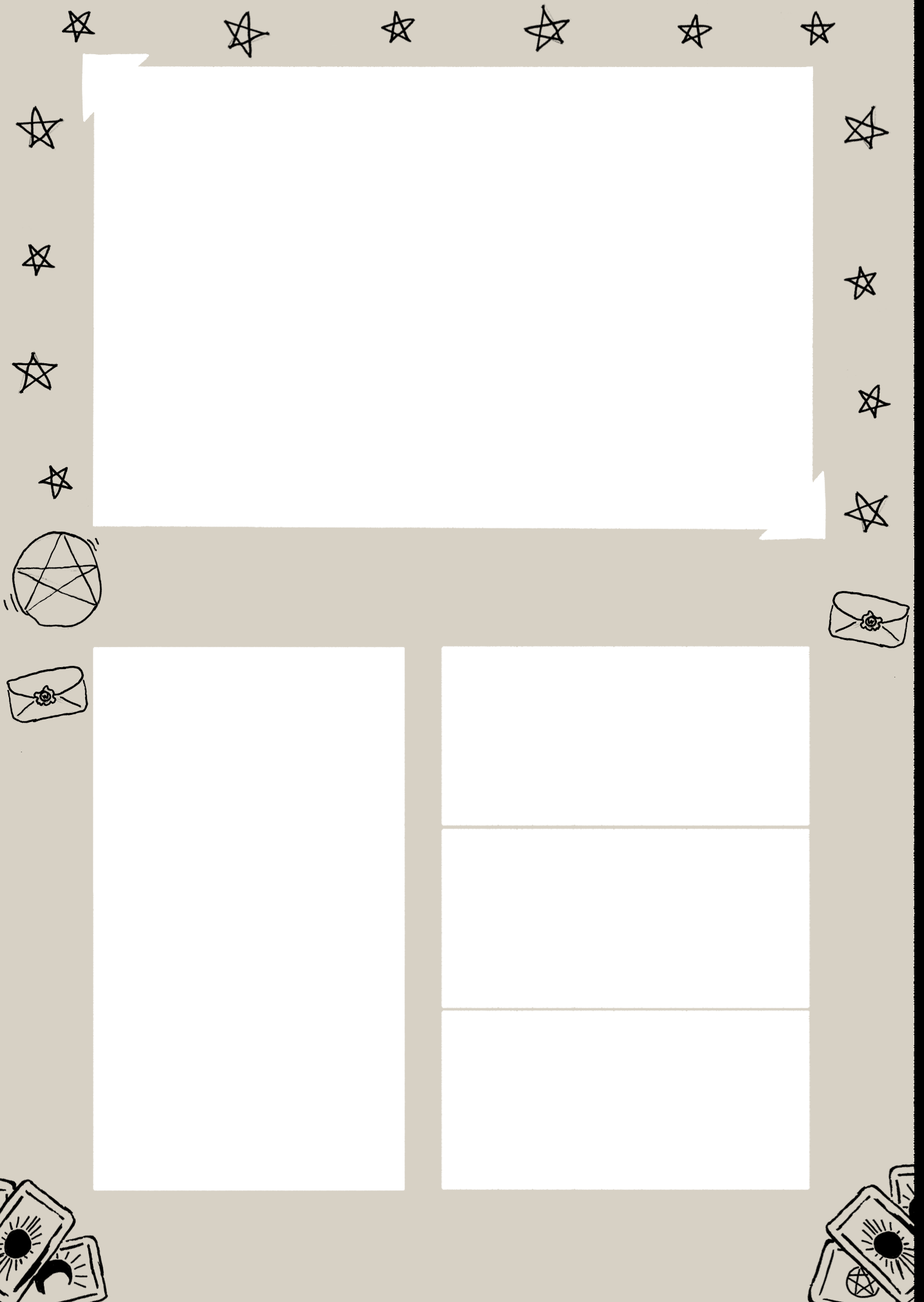
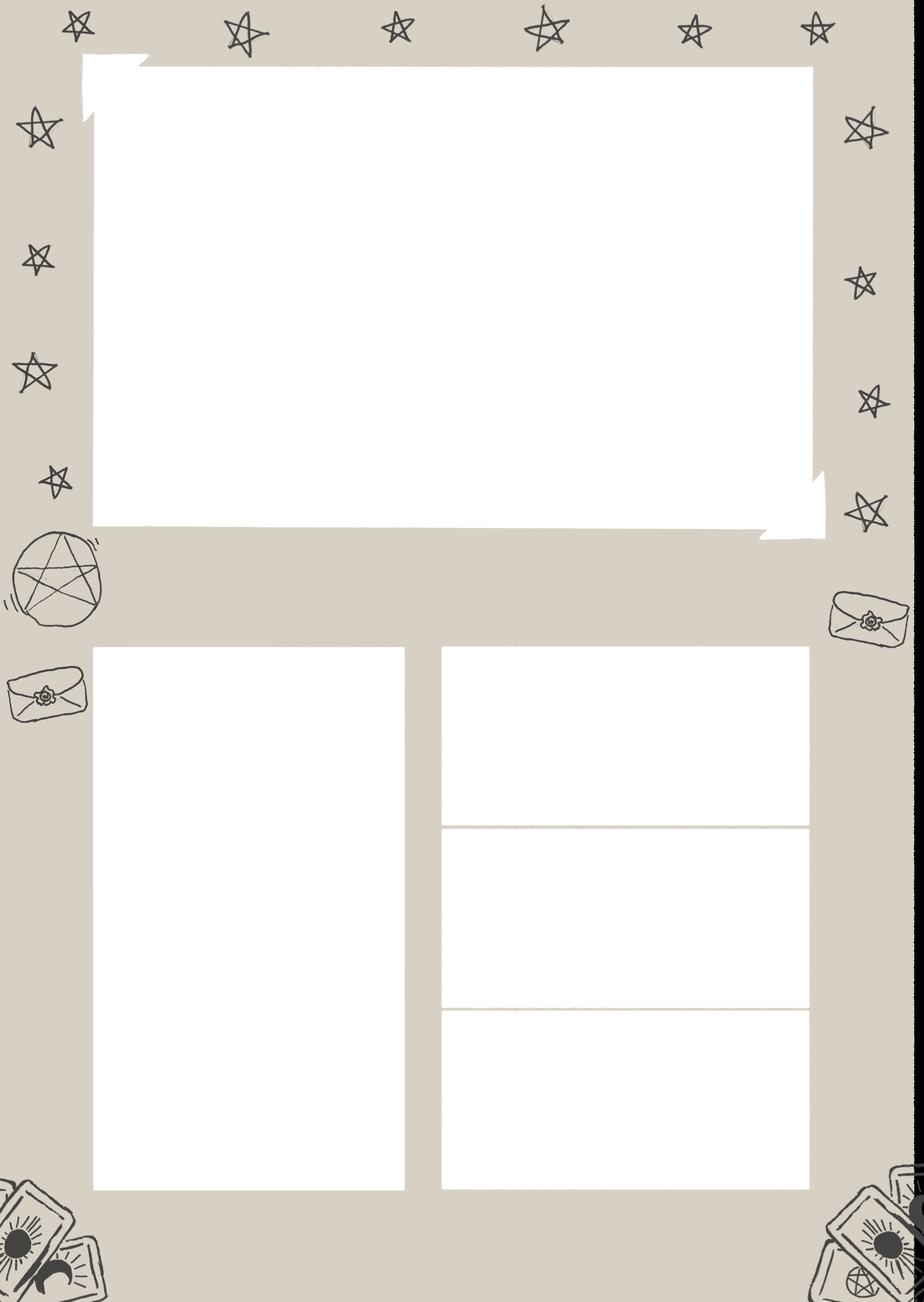
Comparing the layer stacks of the two 924px x 1302px images. Changes:
moved "Layer 2" out of group "stars", painted on it over (0, 3, 924, 1302)
removed layer "stars2" (1st of 2, in "stars") from group "stars" over (780, 10, 892, 151)
removed layer "stars2" (2nd of 2, in "stars") from group "stars" over (15, 10, 96, 151)
removed layer "stars4" from group "stars" over (843, 369, 892, 534)
removed layer "stars" (2nd of 2, in "stars") from group "stars" over (10, 351, 90, 507)
painted on "pentagram" over (0, 3, 924, 1302)
removed layer "tarot" (1st of 2) over (807, 1162, 924, 1302)
removed layer "tarot" (2nd of 2) over (0, 1177, 109, 1302)
removed layer "letter" (1st of 2) over (827, 590, 910, 678)
removed layer "letter" (2nd of 2) over (6, 665, 89, 753)
removed group "stars" (1st of 2) (10 layers) over (10, 3, 892, 534)
removed layer "star3" (1st of 4, in "stars") from group "stars" over (843, 265, 877, 301)
removed layer "star3" (2nd of 4, in "stars") from group "stars" over (677, 13, 714, 50)
removed layer "star3" (3rd of 4, in "stars") from group "stars" over (380, 10, 416, 44)
removed layer "star3" (4th of 4, in "stars") from group "stars" over (21, 243, 56, 277)
removed layer "Layer 3" from group "stars" over (223, 10, 272, 60)
